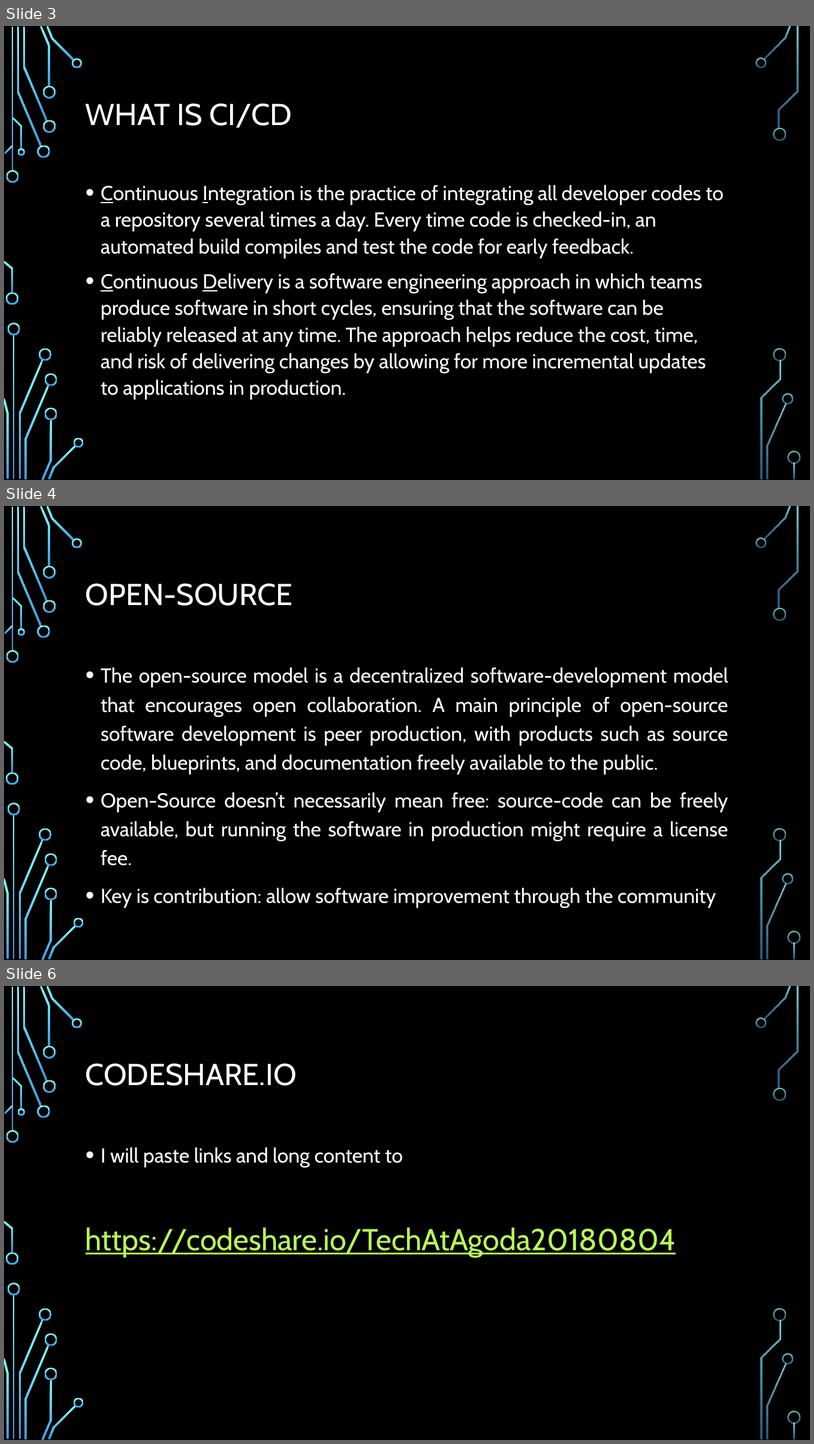
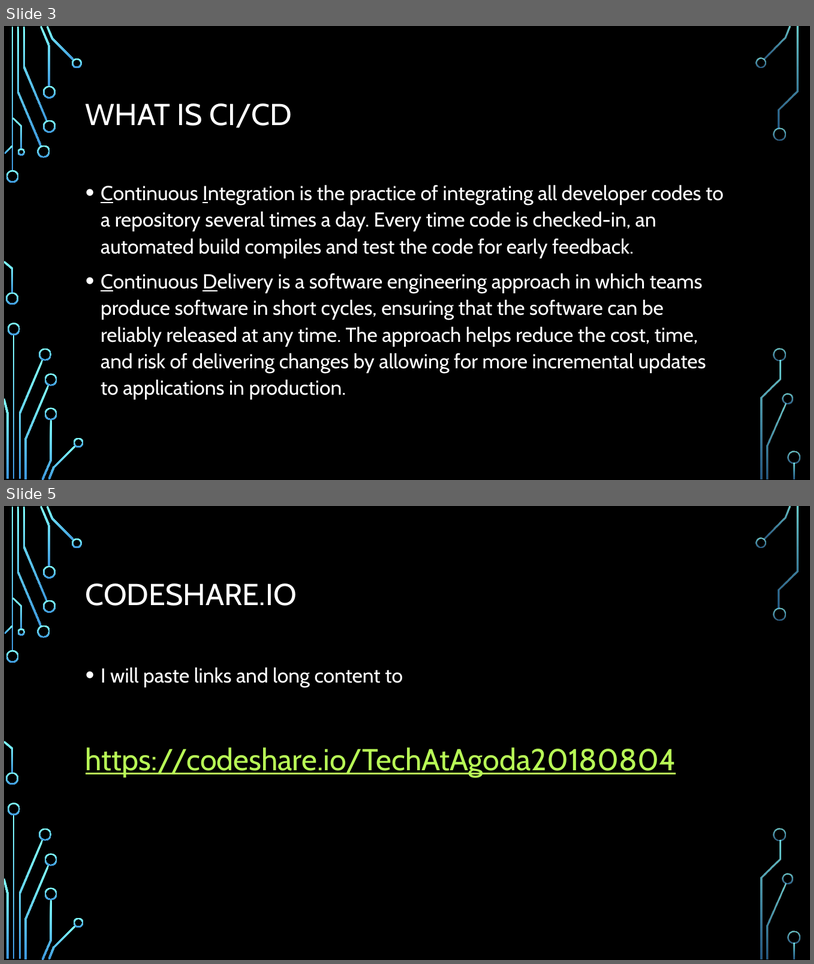
Before and after one commit to CedricAgoda/opensource-ci, a slide deck: Presentation/Full Open-Source CI.pptx. Shown one above the other, each under a label of ours: slides 3, 4 and 6 before the commit, slides 3 and 5 after it; the slides between them are not shown. The pictures are 814x1444 and 814x964 pixels, drawn with LibreOffice and Linux fonts; fonts in the diff are those of the drawing; background and template pictures are left out. Boxes give left, top, right and bottom in pixels: in the first picture for what was removed or moved away, otherwise in the second. Text is boxed around its words. In the diff, an @@ line names an element or a change of style, - is before the commit and + after.

```diff
--- a/Presentation/Full Open-Source CI.pptx
+++ b/Presentation/Full Open-Source CI.pptx
@@ slide 4 removed at (4,506,810,960), background picture (left out); not listed: 36 template elements that a slide beside it also shows @@
@@ title removed at (86,583,293,606) @@
-OPEN-SOURCE
@@ text removed at (101,667,729,907) @@
-• The open-source model is a decentralized software-development model that encourages open collaboration. A main principle of open-source software development is peer production, with products such as source code, blueprints, and documentation freely available to the public.
-• Open-Source doesn’t necessarily mean free: source-code can be freely available, but running the software in production might require a license fee.
-• Key is contribution: allow software improvement through the community
@@ what was slide 6 is now slide 5 @@
```
Also in this commit, not shown: 6 slides changed, 5 slides added, 4 other slides removed, 4 other files.
